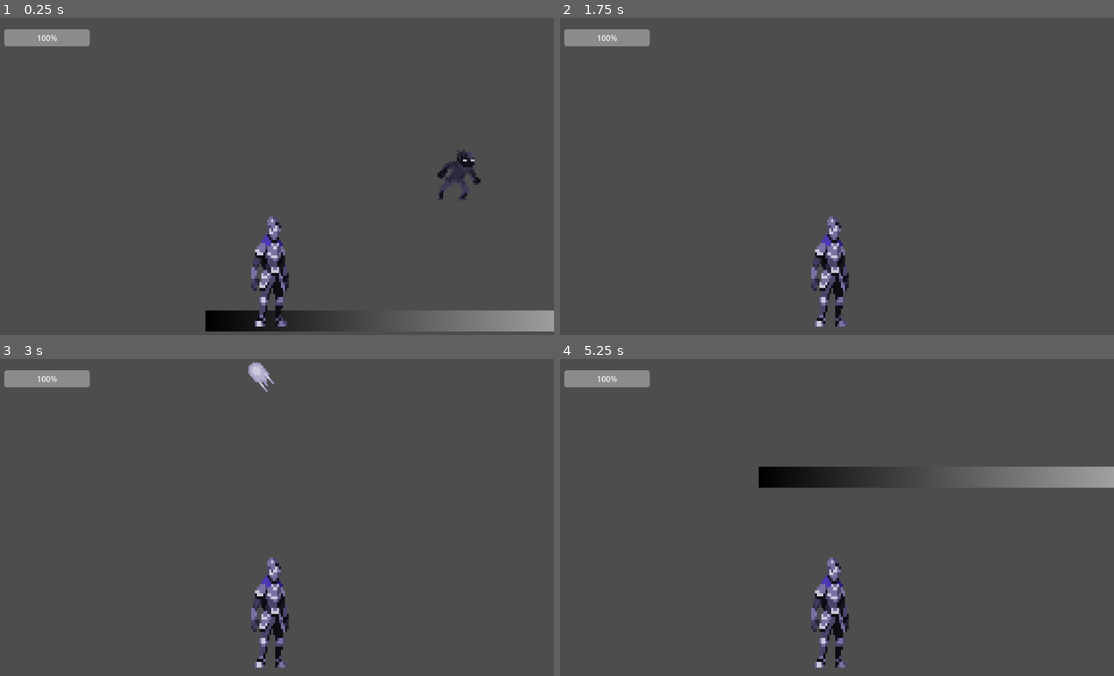
Above: before the commit, frames 1-4 (two rows, left to right).
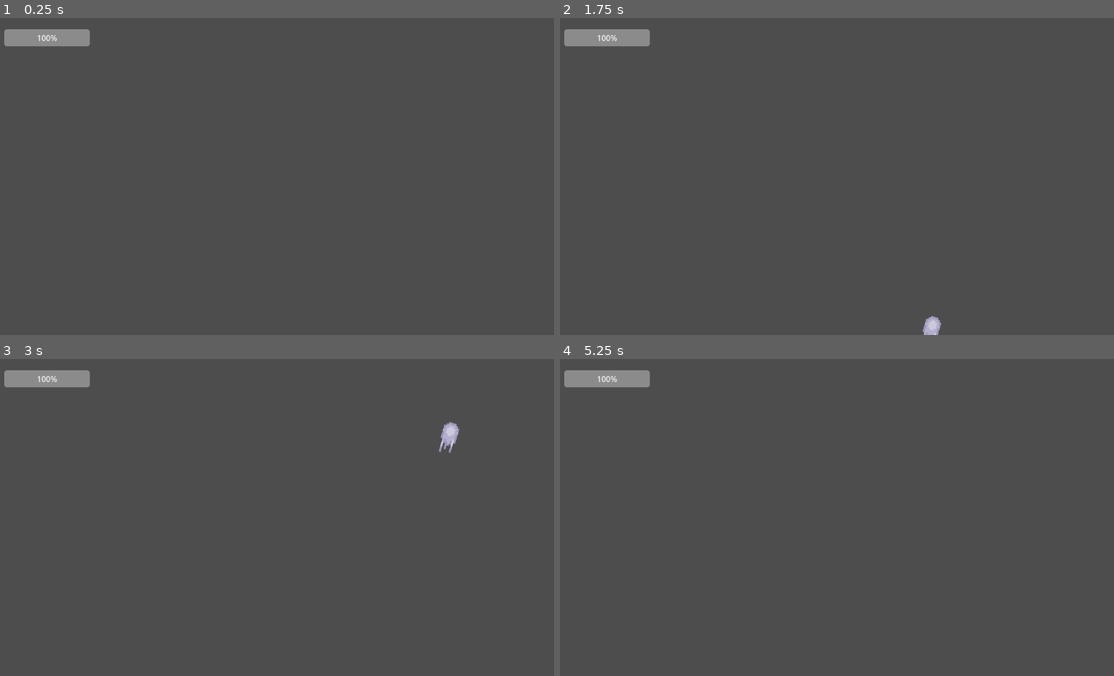
Above: after the commit, the same moments.

Repository: hugoc7/AbyssGameJam
Game: Godot game, scene res://levels/level1.tscn
The game is run twice, just before and just after one commit, with the same random seed, the same clock (stepped at 60 frames per second) and the same inputs.
Inputs (mouse positions are in pixels of both pictures, inside the frame that each line leads up to):
- Up to frame 1 (0.25 s): no input
- Up to frame 2 (1.75 s): move the mouse to (953, 160) at 0.52 s; hold Right mouse button (attack_range) 0.53-1.28 s; hold D (move_right) from 0.53 s (still down); tap W (jump) at 0.77, 1.52 s; move the mouse to (720, 192) at 1.27 s; click (720, 192) at 1.35 s
- Up to frame 3 (3 s): move the mouse to (326, 447) at 2.02 s; release D (move_right) at 2.03 s; hold A (move_left) 2.03-2.78 s; tap Space (switch_level_color) at 2.1 s; move the mouse to (243, 580) at 2.77 s; hold D (move_right) from 2.78 s (still down); right-click (243, 580) at 2.85 s
- Up to frame 4 (5.25 s): tap W (jump) at 3.02, 3.77, 4.52 s; move the mouse to (1003, 565) at 3.52 s; press the mouse at (1003, 565) at 3.53 s; move the mouse to (659, 469) at 4.27 s; release D (move_right) at 4.28 s; release the mouse at (659, 469) at 4.28 s; hold A (move_left) 4.28-5.03 s; tap Space (switch_level_color) at 4.35 s; tap Enter at 5 s; move the mouse to (859, 517) at 5.02 s; hold D (move_right) from 5.03 s (still down); hold Right mouse button (attack_range) from 5.03 s (still down)

The runs differ from the first frame. In frame 1, 4.5% of the frame differs, in the area x 37-100%, y 41-99%; in frame 2, 1.5%; in frame 3, 1.8%; in frame 4, 4.3%.

Commit message:
camera don’t follow player on y axis

Diff:
--- a/camera/camera.gd
+++ b/camera/camera.gd
@@ -4,4 +4,4 @@
 
 func _process(delta):
 	if target:
-		position = target.position
+		position.x = target.position.x
--- a/levels/level_Amaury_debug2.tscn
+++ b/levels/level_Amaury_debug2.tscn
@@ -25,6 +25,7 @@
 size = Vector2(2842, 65.5)
 
 [node name="levelAmaury" type="Node2D"]
+rotation = 0.0047664
 script = ExtResource("1_mkhcp")
 main_menu = ExtResource("2_p8tfw")
 
@@ -58,7 +59,7 @@
 white_texture = ExtResource("6_2ph0m")
 
 [node name="TreeVerySmall2" type="Sprite2D" parent="ParallaxBackground/ParallaxLayer2"]
-position = Vector2(1000, 718)
+position = Vector2(741, 894)
 scale = Vector2(4, 4)
 texture = ExtResource("11_rv0ko")
 region_rect = Rect2(-620.5, -250.625, 1792, 562)
@@ -68,7 +69,7 @@
 
 [node name="Grass" type="Sprite2D" parent="ParallaxBackground/ParallaxLayer2"]
 texture_repeat = 2
-position = Vector2(910, 925)
+position = Vector2(700, 1098)
 scale = Vector2(2, 2)
 texture = ExtResource("10_rbsba")
 region_enabled = true
@@ -82,7 +83,7 @@
 motion_scale = Vector2(0.5, 0.5)
 
 [node name="TreeSmall" type="Sprite2D" parent="ParallaxBackground/ParallaxLayer3"]
-position = Vector2(1236, 613)
+position = Vector2(878, 711)
 scale = Vector2(4, 4)
 texture = ExtResource("13_t8jdp")
 region_rect = Rect2(-620.5, -250.625, 1792, 562)
@@ -92,7 +93,7 @@
 
 [node name="Grass" type="Sprite2D" parent="ParallaxBackground/ParallaxLayer3"]
 texture_repeat = 2
-position = Vector2(1097, 822)
+position = Vector2(761, 917)
 scale = Vector2(2, 2)
 texture = ExtResource("10_rbsba")
 region_enabled = true
@@ -106,7 +107,7 @@
 motion_scale = Vector2(0.8, 0.8)
 
 [node name="TreeMedium" type="Sprite2D" parent="ParallaxBackground/ParallaxLayer4"]
-position = Vector2(1366, 495)
+position = Vector2(1141, 544)
 scale = Vector2(4, 4)
 texture = ExtResource("10_bsepb")
 region_rect = Rect2(-620.5, -250.625, 1792, 562)
@@ -116,7 +117,7 @@
 
 [node name="Grass" type="Sprite2D" parent="ParallaxBackground/ParallaxLayer4"]
 texture_repeat = 2
-position = Vector2(1057, 704)
+position = Vector2(898, 750)
 scale = Vector2(2, 2)
 texture = ExtResource("10_rbsba")
 region_enabled = true
@@ -149,17 +150,18 @@
 player = NodePath("../../Player")
 
 [node name="EnemyBatW" parent="Enemy" node_paths=PackedStringArray("player") instance=ExtResource("8_anlvf")]
-position = Vector2(1915, 524)
+position = Vector2(1856, 1138)
 player = NodePath("../../Player")
 
 [node name="EnemyBatB" parent="Enemy" node_paths=PackedStringArray("player") instance=ExtResource("8_anlvf")]
-position = Vector2(2063, 419)
+position = Vector2(2290, 1236)
 color = 1
 player = NodePath("../../Player")
 
 [node name="HUD" parent="." instance=ExtResource("8_kfuhu")]
 
 [node name="Camera" type="Camera2D" parent="." node_paths=PackedStringArray("target")]
+position = Vector2(5, 236)
 offset = Vector2(0, -200)
 zoom = Vector2(0.5, 0.5)
 script = ExtResource("9_d3iuq")
@@ -177,7 +179,7 @@
 
 [node name="Grass" type="Sprite2D" parent="Ground"]
 texture_repeat = 2
-position = Vector2(160, 66.5)
+position = Vector2(160, 67)
 scale = Vector2(2, 2)
 texture = ExtResource("10_rbsba")
 region_enabled = true
